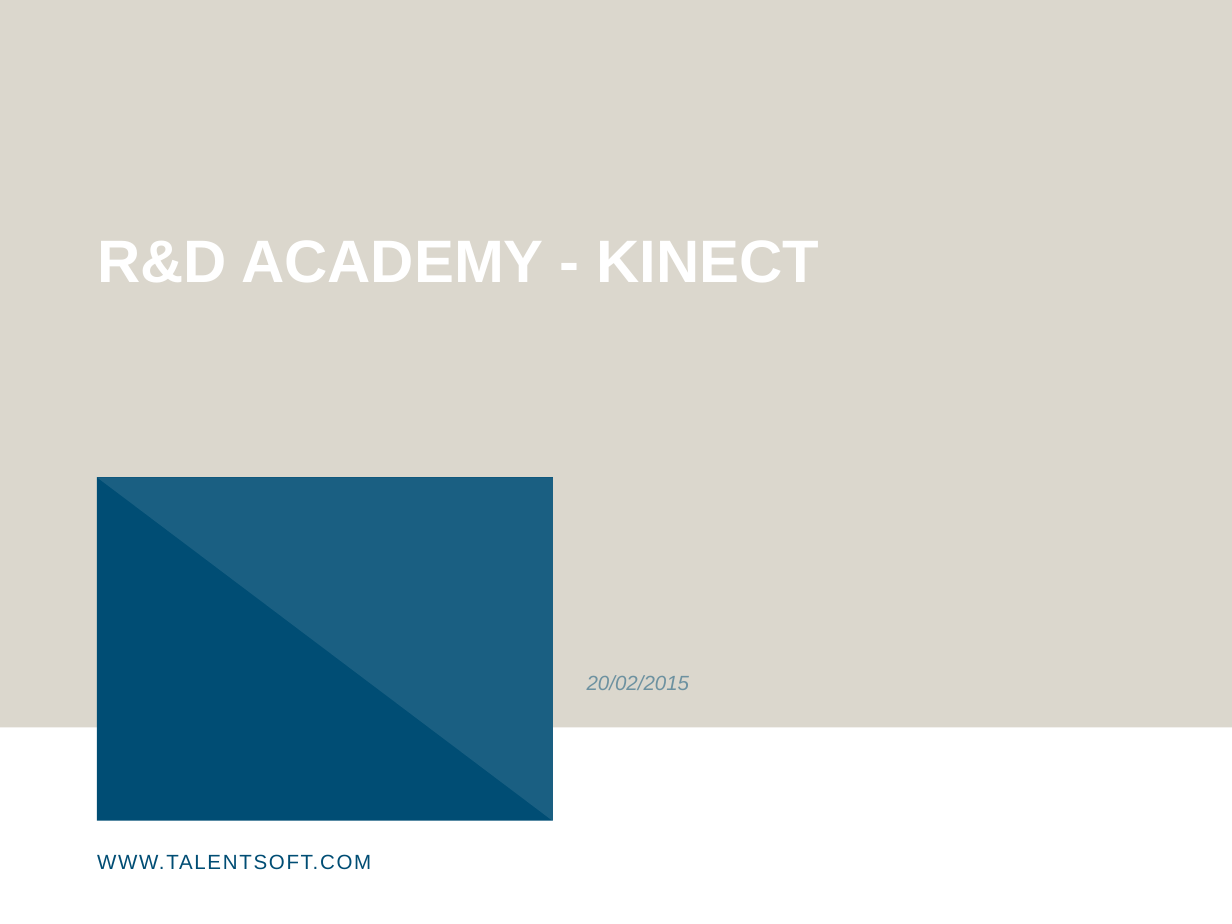
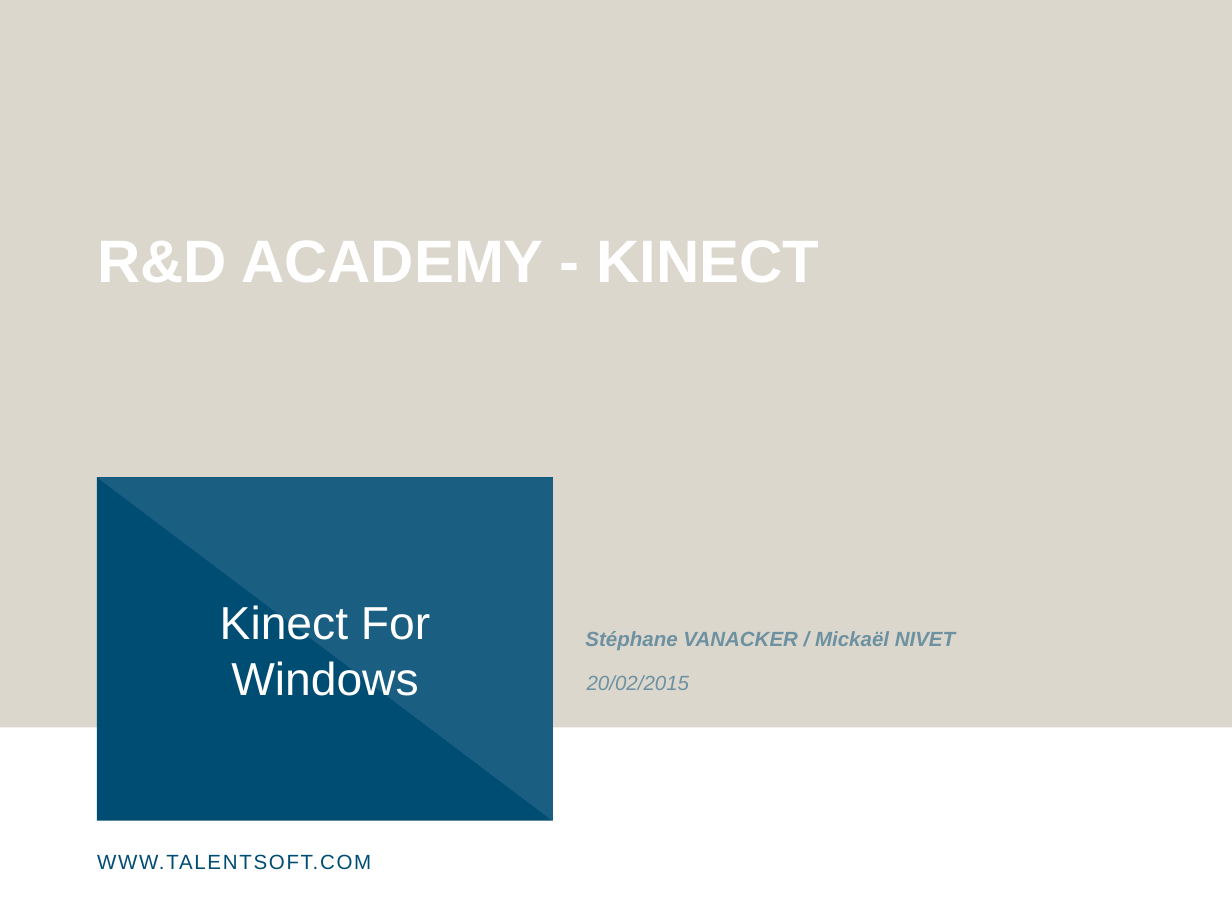
Before and after one commit to svanacker/cen-info-kinect, a slide deck: slide 1 of Talentsoft-RD-Academy-Kinect.pptx. Drawn at 1232x924 pixels with LibreOffice and Linux fonts; fonts in the diff are those of the drawing; background and template pictures are left out. Boxes give left, top, right and bottom in pixels: in the first picture for what was removed or moved away, otherwise in the second. Text is boxed around its words. In the diff, an @@ line names an element or a change of style, - is before the commit and + after.

```diff
--- a/Talentsoft-RD-Academy-Kinect.pptx
+++ b/Talentsoft-RD-Academy-Kinect.pptx
@@ subtitle added at bbox=[220, 605, 430, 696], 27 pt, text #FFFFFF @@
+Kinect For Windows
@@ text added at bbox=[585, 631, 955, 650], 12 pt, text #004D74 at 50% opacity, bold, italic @@
+Stéphane VANACKER / Mickaël NIVET
```
Also in this commit, not shown: 3 other slides changed, 1 slide added, 2 slides removed, 4 other files.
